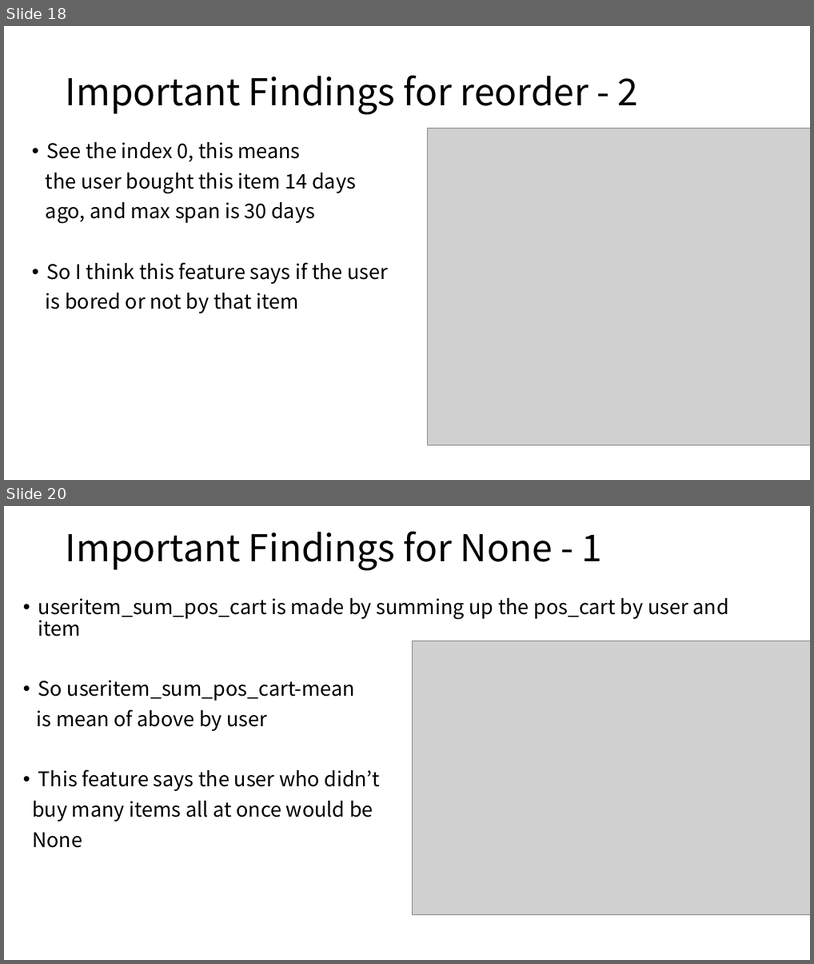
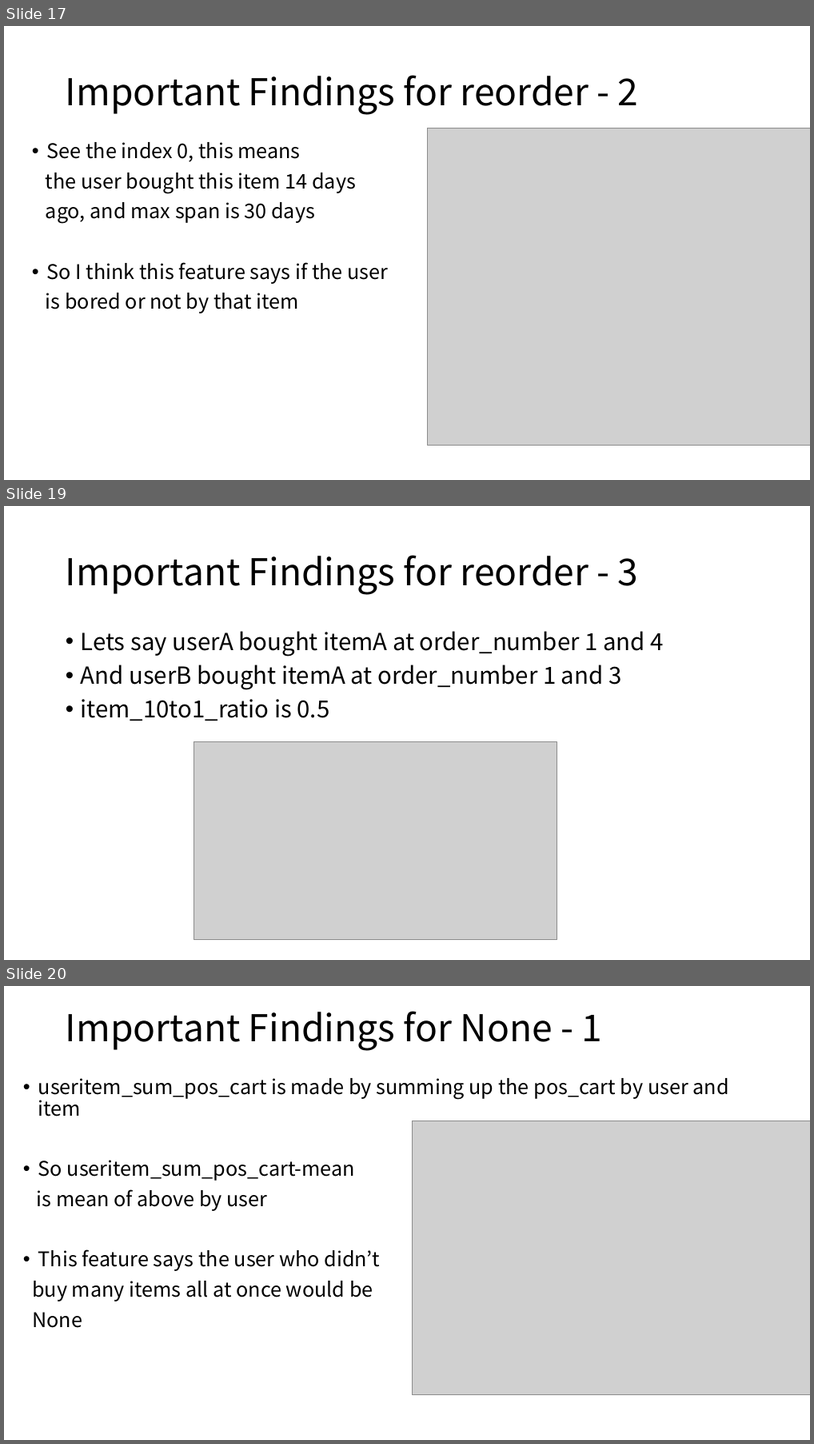
Before and after one commit to KazukiOnodera/Instacart, a slide deck: Instacart 2nd Place Solution.pptx. Shown one above the other, each under a label of ours: slides 18 and 20 before the commit, slides 17, 19 and 20 after it; the slides between them are not shown. The pictures are 814x964 and 814x1444 pixels, drawn with LibreOffice and Linux fonts; fonts in the diff are those of the drawing; grey boxes stand for pictures. Boxes give left, top, right and bottom in pixels: in the first picture for what was removed or moved away, otherwise in the second. Text is boxed around its words. In the diff, an @@ line names an element or a change of style, - is before the commit and + after.

```diff
--- a/Instacart 2nd Place Solution.pptx
+++ b/Instacart 2nd Place Solution.pptx
@@ slide 19 added at (x1=4, y1=506, x2=810, y2=960), background #FFFFFF @@
@@ title added at (x1=66, y1=555, x2=639, y2=595), 44 pt, text #000000 @@
+Important Findings for reorder - 3
@@ text added at (x1=81, y1=631, x2=663, y2=720), 28 pt, text #000000 @@
+• Lets say userA bought itemA at order_number 1 and 4
+• And userB bought itemA at order_number 1 and 3
+• item_10to1_ratio is 0.5
@@ picture added at (x1=194, y1=742, x2=558, y2=940) @@
@@ what was slide 18 is now slide 17 @@
```
Also in this commit, not shown: 4 slides changed, 1 other slide added, 1 slide removed.
